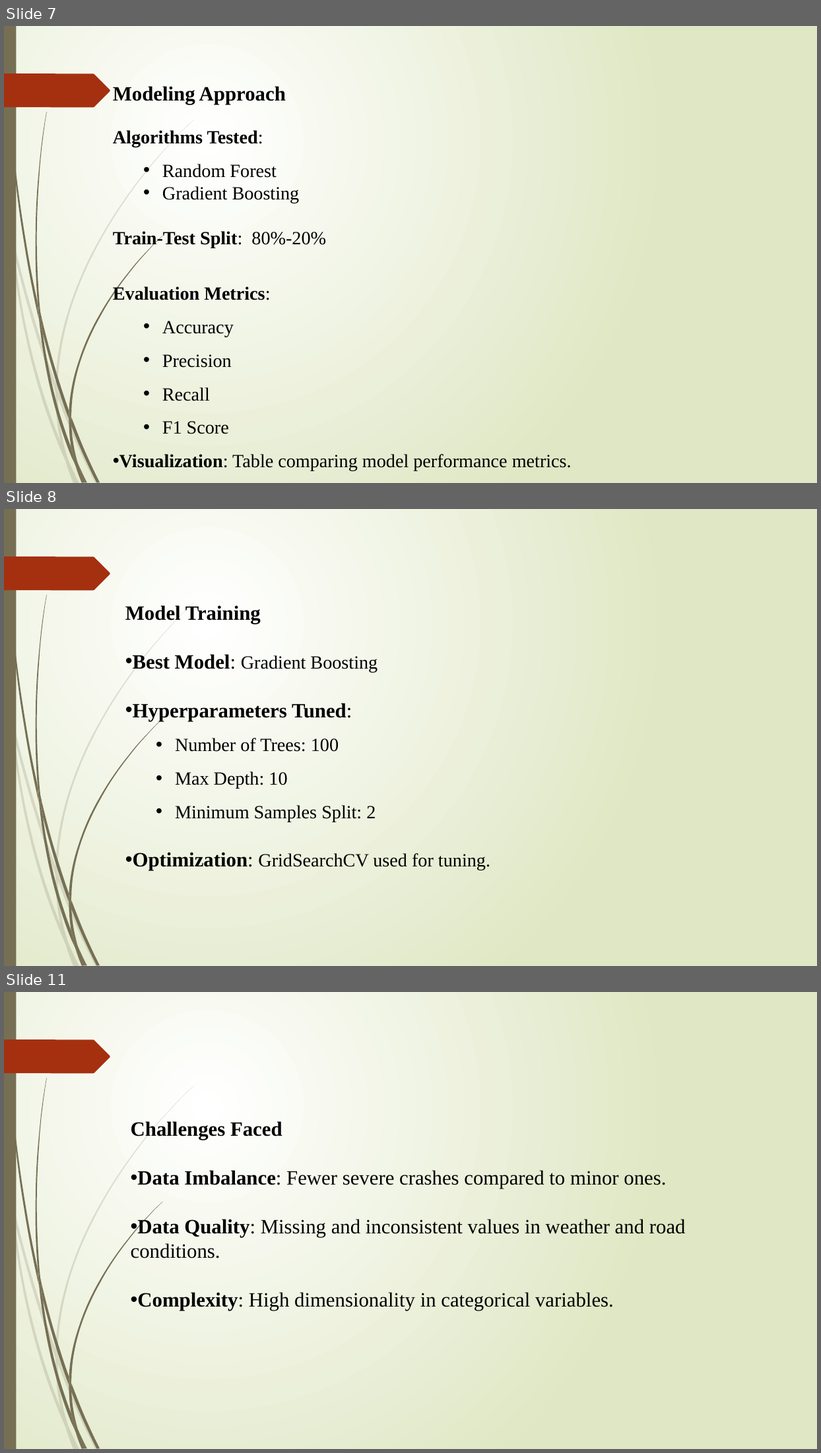
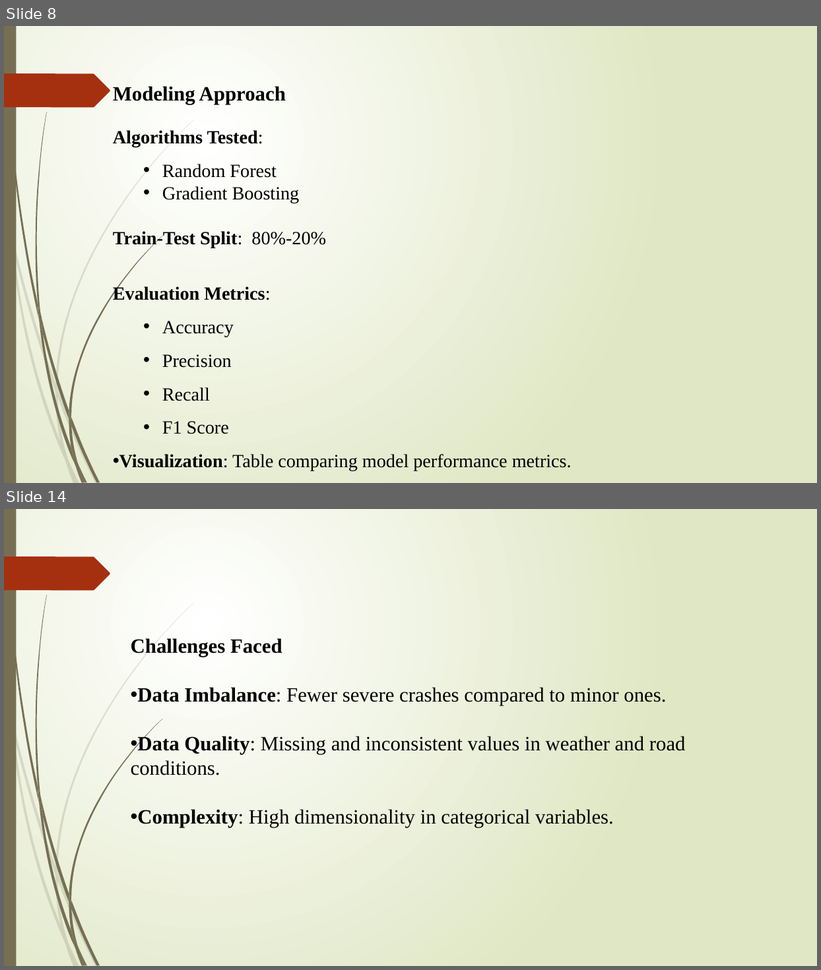
Before and after one commit to Angela-Mercy/Capstone-Two---Final-Presentation, a slide deck: Predicting Traffic Crashes in Chicago.pptx. Shown one above the other, each under a label of ours: slides 7, 8 and 11 before the commit, slides 8 and 14 after it; the slides between them are not shown. The pictures are 821x1453 and 821x970 pixels, drawn with LibreOffice and Linux fonts; fonts in the diff are those of the drawing. Boxes give left, top, right and bottom in pixels: in the first picture for what was removed or moved away, otherwise in the second. Text is boxed around its words. In the diff, an @@ line names an element or a change of style, - is before the commit and + after.

```diff
--- a/Predicting Traffic Crashes in Chicago.pptx
+++ b/Predicting Traffic Crashes in Chicago.pptx
@@ slide 8 removed at <box>4,509,817,966</box>, background gradient #FFFFFF to #DFE8C4; not listed: 24 template elements that a slide beside it also shows @@
@@ text removed at <box>125,605,490,871</box> @@
-Model Training
-• Best Model: Gradient Boosting
-• Hyperparameters Tuned:
-  • Number of Trees: 100
-  • Max Depth: 10
-  • Minimum Samples Split: 2
-• Optimization: GridSearchCV used for tuning.
@@ what was slide 7 is now slide 8 @@
@@ what was slide 11 is now slide 14 @@
```
Also in this commit, not shown: 2 slides changed, 6 slides added, 3 other slides removed.
